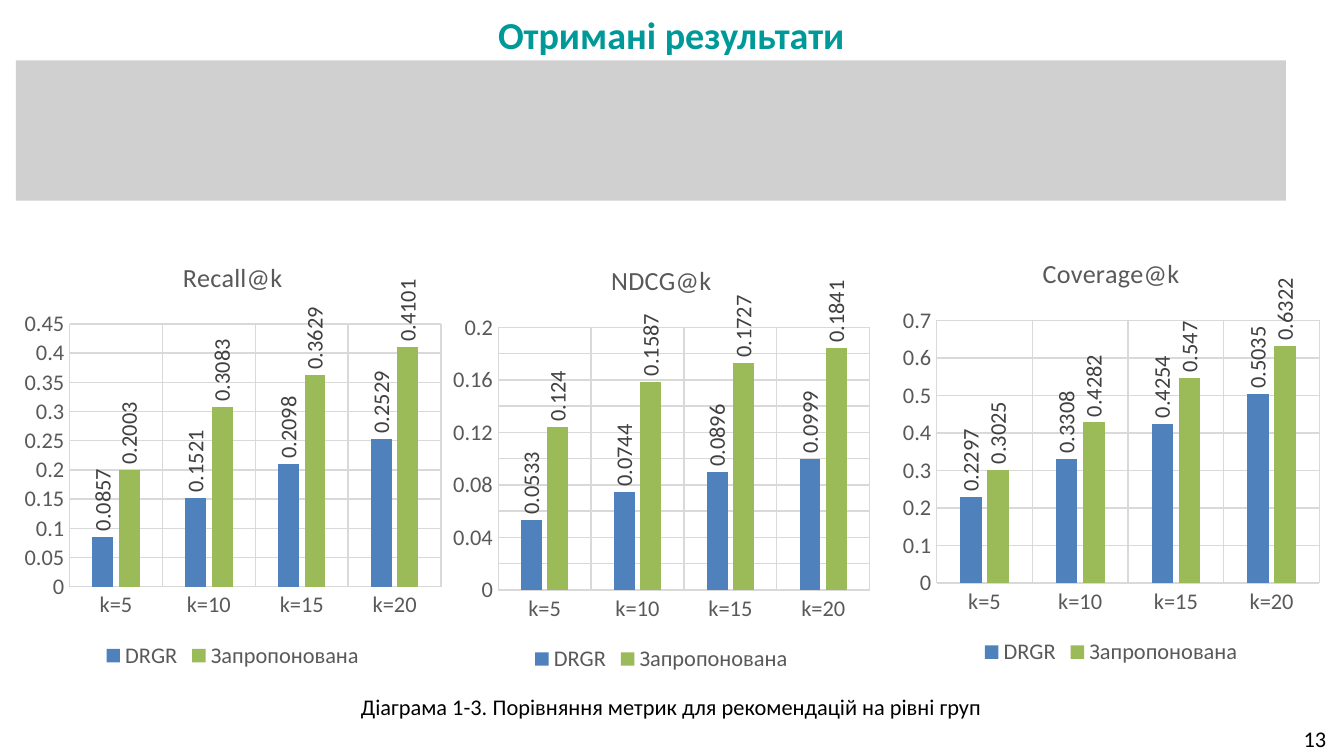
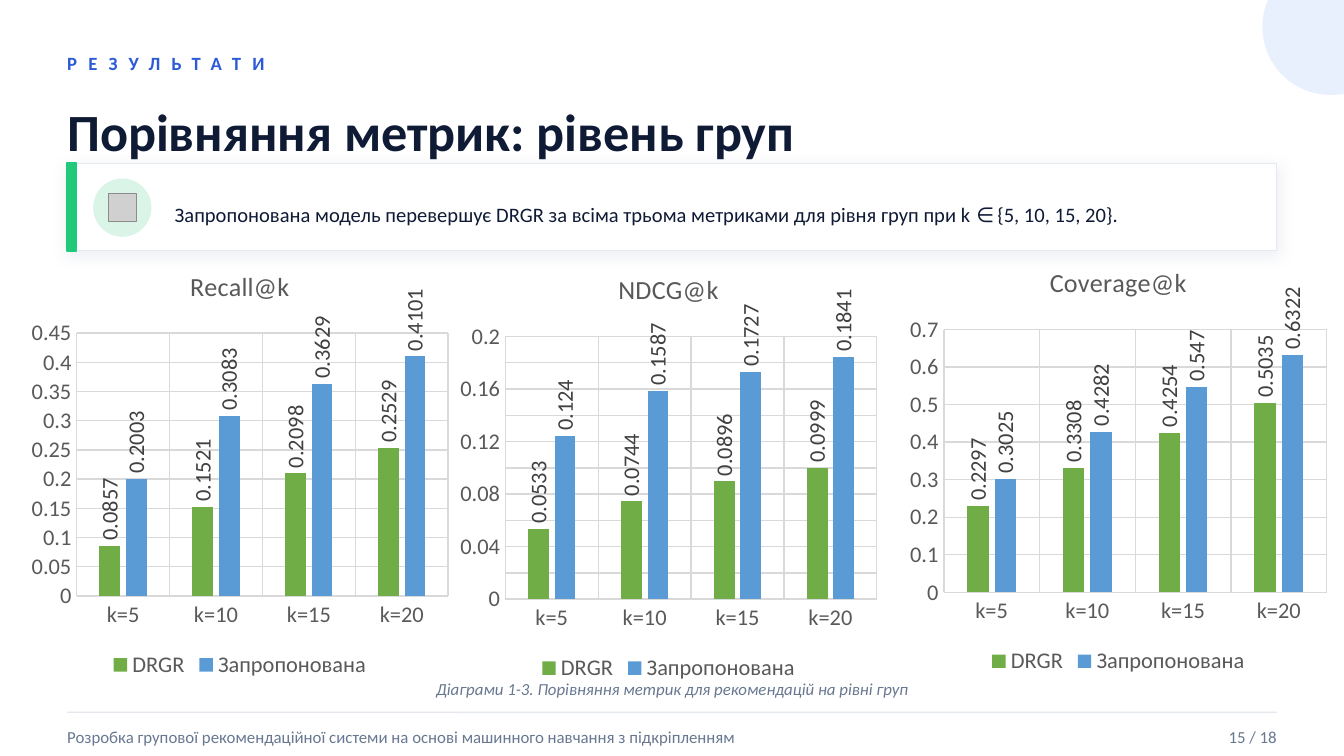
Before and after one commit to BohdanRomaniuk/IAC-Group-Recommender, a slide deck: slide 15 of docs/Presentation - Project.pptx (slide 13 before the commit). Drawn at 1344x756 pixels with LibreOffice and Linux fonts; fonts in the diff are those of the drawing; grey boxes stand for pictures; background and template pictures are left out. Boxes give left, top, right and bottom in pixels: in the first picture for what was removed or moved away, otherwise in the second. Text is boxed around its words. In the diff, an @@ line names an element or a change of style, - is before the commit and + after.

```diff
--- a/docs/Presentation - Project.pptx
+++ b/docs/Presentation - Project.pptx
@@ text at [498, 22, 845, 55]: text changed; size 20.4 to 10 pt; text colour #009999 to #2C5BD8 @@
-Отримані результати
+РЕЗУЛЬТАТИ
@@ ellipse added at [1263, 0, 1344, 94], fill #E8F0FE, outline #E8F0FE 1 pt @@
@@ picture removed at [16, 60, 1286, 200] @@
@@ text added at [67, 114, 795, 163], 28 pt, text #0F1A35, bold @@
+Порівняння метрик: рівень груп
@@ rectangle added at [67, 164, 1277, 251], fill #FFFFFF, outline #E5E8EE 0.5 pt @@
@@ rectangle added at [67, 164, 77, 251], fill #21C97A, outline #21C97A 1 pt @@
@@ ellipse added at [94, 179, 151, 235], fill #DAF5E7, outline #DAF5E7 1 pt @@
@@ picture added at [109, 194, 137, 222] @@
@@ text added at [175, 207, 1118, 226], 11 pt, text #0F1A35 @@
+Запропонована модель перевершує DRGR за всіма трьома метриками для рівня груп при k ∈ {5, 10, 15, 20}.
@@ column chart at [23, 247, 457, 683] @@
@@ colour of DRGR #4F81BD to #70AD47 @@
@@ colour of Запропонована #9BBB59 to #5B9BD5 @@
@@ column chart: place and size @@
-column chart at [16, 238, 450, 673]
+column chart at [23, 247, 457, 683]
@@ column chart: place and size @@
-column chart at [445, 242, 879, 677]
+column chart at [452, 251, 886, 687]
@@ column chart at [452, 251, 886, 687] @@
@@ colour of DRGR #4F81BD to #70AD47 @@
@@ colour of Запропонована #9BBB59 to #5B9BD5 @@
@@ column chart at [902, 243, 1336, 679] @@
@@ colour of DRGR #4F81BD to #70AD47 @@
@@ colour of Запропонована #9BBB59 to #5B9BD5 @@
@@ column chart: place and size @@
-column chart at [894, 235, 1328, 671]
+column chart at [902, 243, 1336, 679]
@@ text "Діаграми 1-3. Порівняння метрик для ..." at [436, 683, 908, 698]: vertical alignment top to middle @@
@@ text at [436, 683, 908, 698]: text changed; size 12 to 9 pt; text colour #000000 to #687891; italic on @@
-Діаграма 1-3. Порівняння метрик для рекомендацій на рівні груп
+Діаграми 1-3. Порівняння метрик для рекомендацій на рівні груп
@@ line added from (67, 712) to (1277, 712), #E5E8EE 0.75 pt @@
@@ text added at [67, 731, 734, 746], 9 pt, text #687891 @@
+Розробка групової рекомендаційної системи на основі машинного навчання з підкріпленням
@@ text added at [1229, 731, 1277, 743], 9 pt, text #687891 @@
+15 / 18
@@ text removed at [1304, 732, 1327, 747] @@
-13
```
Also in this commit, not shown: 11 other slides changed, 6 slides added, 4 slides removed, 1 other file.
